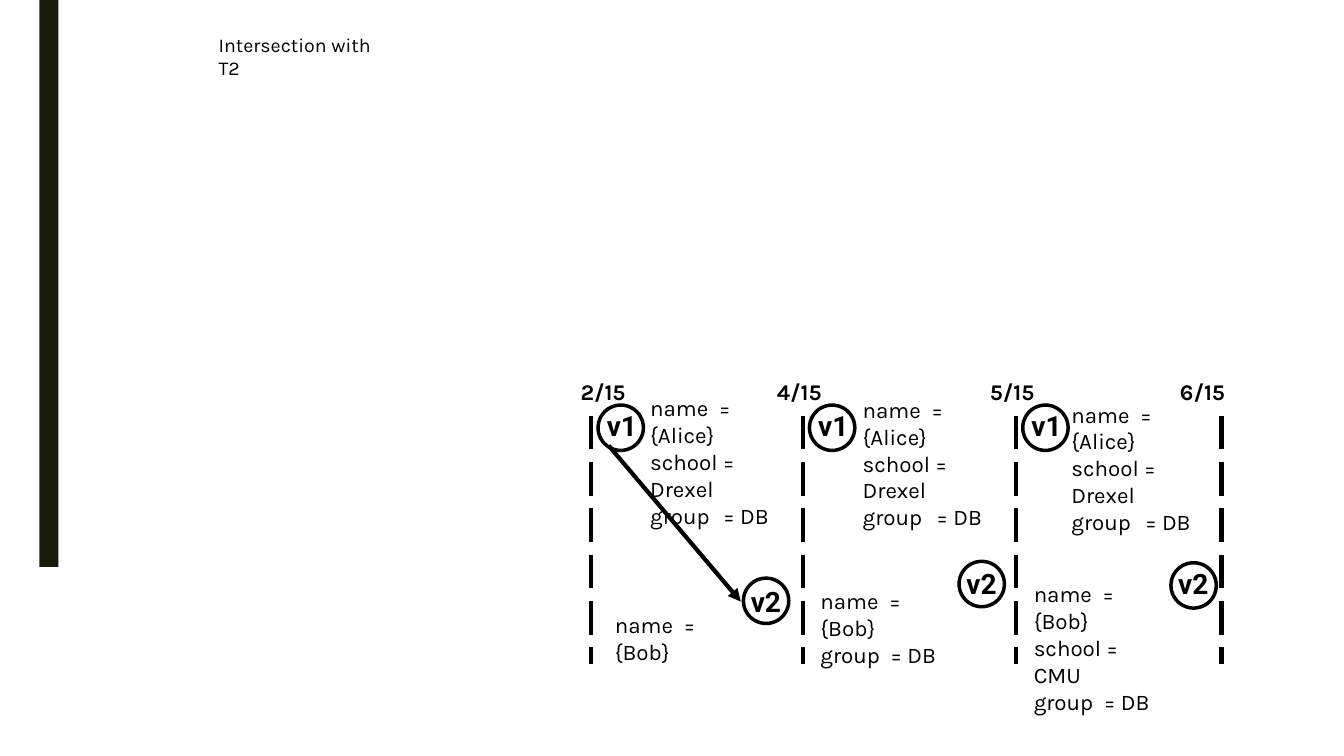
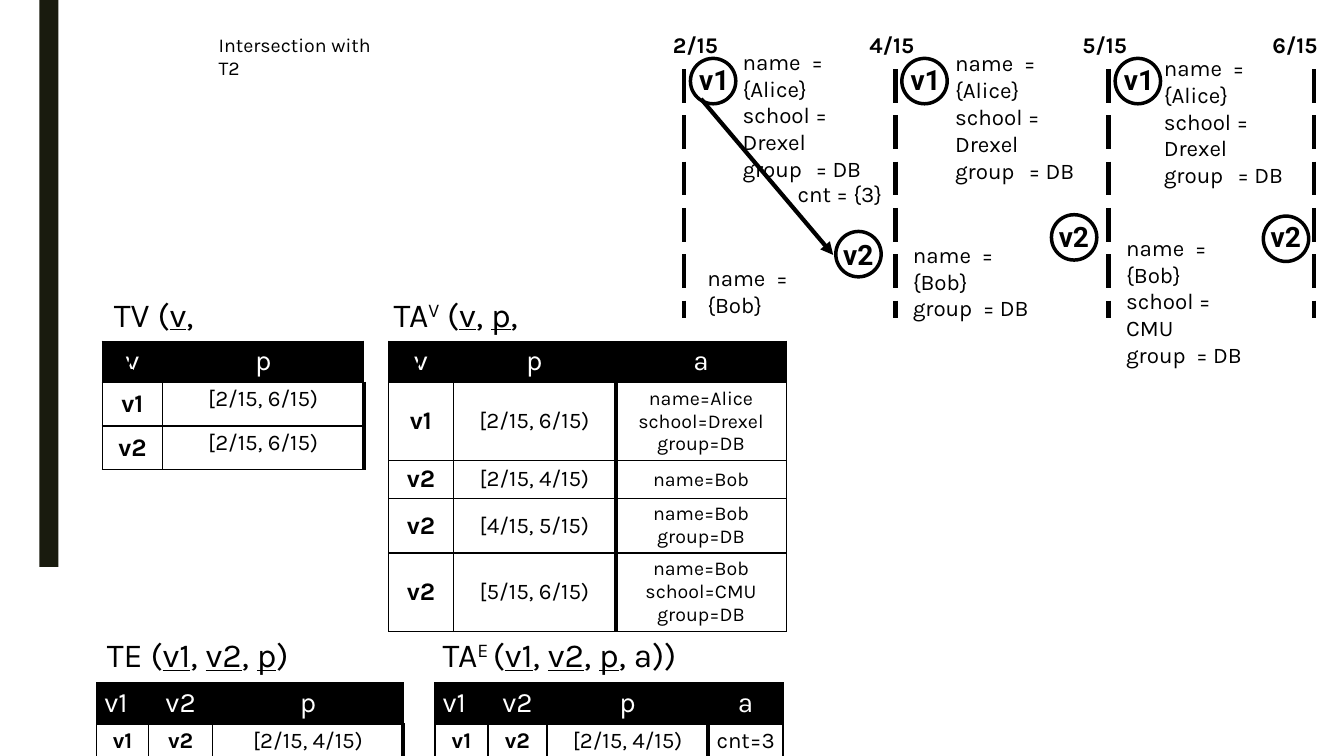
Before and after one commit to PortalDB/portal, a slide deck: slide 8 of paper/sigmod2017/figs/model.pptx. Drawn at 1344x756 pixels with LibreOffice and Linux fonts; fonts in the diff are those of the drawing. Boxes give left, top, right and bottom in pixels: in the first picture for what was removed or moved away, otherwise in the second. Text is boxed around its words. In the diff, an @@ line names an element or a change of style, - is before the commit and + after.

```diff
--- a/paper/sigmod2017/figs/model.pptx
+++ b/paper/sigmod2017/figs/model.pptx
@@ 7 texts, 2 lines, 2 ellipses, 1 arrow: place and size @@
-7 texts, 2 lines, 2 ellipses, 1 arrow at [598, 383, 1222, 716]
+7 texts, 2 lines, 2 ellipses, 1 arrow at [691, 36, 1315, 369]
@@ text added at [798, 185, 882, 205], 16 pt, text #000000 @@
+cnt = {3}
@@ 9 texts, 4 ellipses, 2 lines: place and size @@
-9 texts, 4 ellipses, 2 lines at [581, 383, 1225, 669]
+9 texts, 4 ellipses, 2 lines at [673, 36, 1317, 322]
@@ text added at [114, 302, 194, 370], 24 pt, text #000000 @@
+TV (v, p)
@@ text added at [394, 302, 518, 370], 24 pt, text #000000 @@
+TAV (v, p, a)
@@ table added at [102, 341, 364, 469], 3 rows, 2 columns @@
+v | p
+v1 | [2/15, 6/15)
+v2 | [2/15, 6/15)
@@ table added at [389, 341, 786, 631], 5 rows, 3 columns @@
+v | p | a
+v1 | [2/15, 6/15) | name=Alice school=Drexel / group=DB
+v2 | [2/15, 4/15) | name=Bob
+v2 | [4/15, 5/15) | name=Bob / group=DB
+v2 | [5/15, 6/15) | name=Bob / school=CMU / group=DB
@@ text added at [107, 642, 289, 675], 24 pt, text #000000 @@
+TE (v1, v2, p)
@@ text added at [493, 643, 676, 675], 24 pt, text #000000 @@
+TAE (v1, v2, p, a))
@@ table added at [97, 683, 403, 756], 2 rows, 3 columns @@
+v1 | v2 | p
+v1 | v2 | [2/15, 4/15)
@@ table added at [436, 683, 783, 756], 2 rows, 4 columns @@
+v1 | v2 | p | a
+v1 | v2 | [2/15, 4/15) | cnt=3
```
Also in this commit, not shown: 7 other slides changed, 2 slides added, 17 other files.
